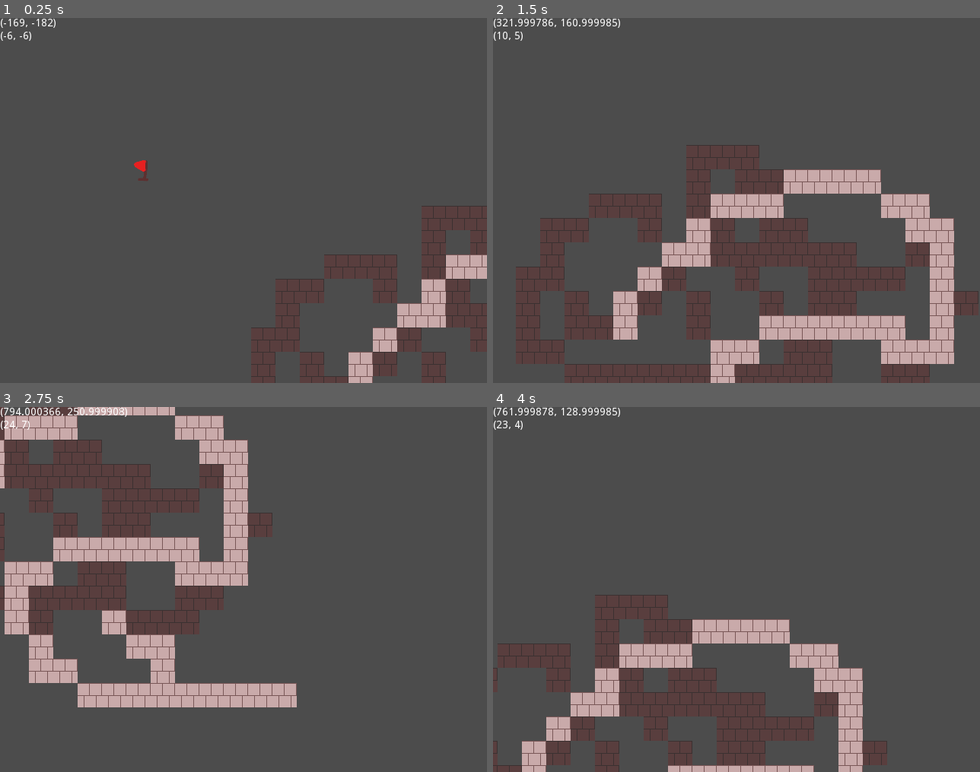
Above: before the commit, frames 1-4 (two rows, left to right).
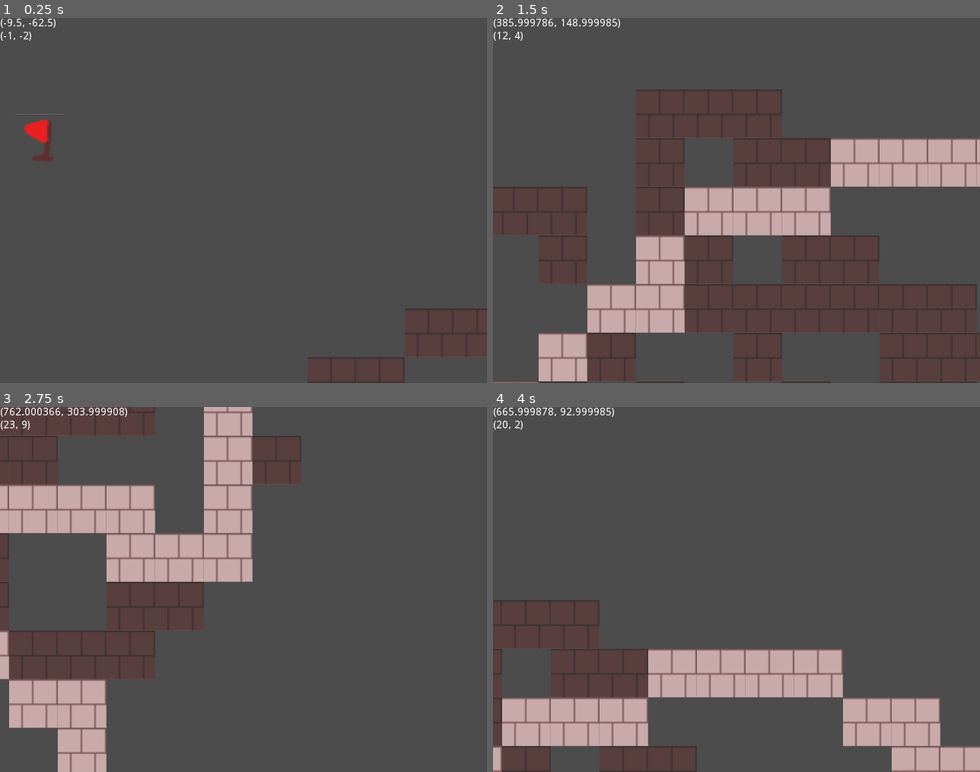
Above: after the commit, the same moments.

Repository: heroofhyla/tile-map-mouse-test
Game: Godot game, scene res://Game.tscn
Two runs of this game, one before a commit and one after it. Both use one fixed random seed, a clock stepped at 60 frames per second and the inputs below.
Inputs (mouse positions are in pixels of both pictures, inside the frame that each line leads up to):
- Up to frame 1 (0.25 s): no input
- Up to frame 2 (1.5 s): tap Enter at 0.5 s; move the mouse to (843, 182) at 0.52 s; hold Right (ui_right) 0.53-1.28 s; move the mouse to (639, 218) at 1.27 s; hold Down (ui_down) from 1.28 s (still down)
- Up to frame 3 (2.75 s): move the mouse to (292, 509) at 2.02 s; release Down (ui_down) at 2.03 s; hold Right (ui_right) from 2.03 s (still down)
- Up to frame 4 (4 s): move the mouse to (712, 662) at 2.77 s; release Right (ui_right) at 2.78 s; hold Up (ui_up) 2.78-3.53 s; move the mouse to (882, 644) at 3.52 s; hold Left (ui_left) from 3.53 s (still down)

The runs differ from the first frame. In frame 1, 3.9% of the frame differs, in the area x 1-100%, y 0-100%; in frame 2, 22%; in frame 3, 22%, in the area x 0-62%, y 0-100%; in frame 4, 17%.

Commit message:
Add version number

Diff:
--- a/godot/Game.tscn
+++ b/godot/Game.tscn
@@ -1,9 +1,10 @@
-[gd_scene load_steps=6 format=2]
+[gd_scene load_steps=7 format=2]
 
 [ext_resource path="res://tile.png" type="Texture" id=1]
 [ext_resource path="res://Game.gd" type="Script" id=2]
 [ext_resource path="res://MouseTracker.gd" type="Script" id=3]
 [ext_resource path="res://ControllableCamera.gd" type="Script" id=4]
+[ext_resource path="res://text_file_reader/FileText.gd" type="Script" id=5]
 
 [sub_resource type="TileSet" id=1]
 0/name = "tile.png 0"
@@ -61,6 +62,7 @@
 [node name="Camera2D" type="Camera2D" parent="."]
 position = Vector2( 150, 57 )
 current = true
+zoom = Vector2( 0.5, 0.5 )
 script = ExtResource( 4 )
 
 [node name="CanvasLayer" type="CanvasLayer" parent="."]
@@ -72,3 +74,15 @@
 __meta__ = {
 "_edit_use_anchors_": false
 }
+
+[node name="FileTextDisplay" type="Label" parent="CanvasLayer"]
+margin_left = 10.0
+margin_top = 460.0
+margin_right = 130.0
+margin_bottom = 474.0
+text = "v0.0.0-1-g1d610b2"
+script = ExtResource( 5 )
+__meta__ = {
+"_edit_use_anchors_": false
+}
+source_file = "res://version_info/version.txt"
